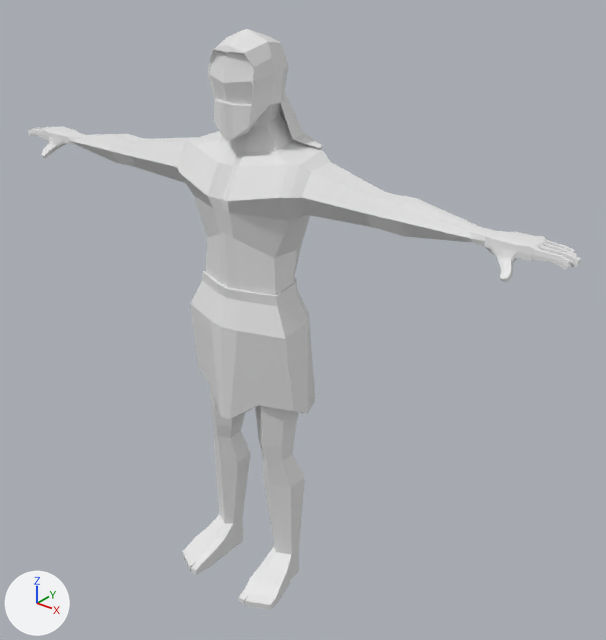
The glTF model Sísifo.glb as it was, and as the next commit left it.
The view is the same before and after, from a camera (50 mm lens) standing at (3.93, -4.32, 2.02) and looking at (0.28, 0.24, -0.81). The lights are fixed; the arrows at lower left show +X, +Y and +Z. The picture after the commit comes second. Vertices at exactly the same position are counted once.

The first picture shows 'Syisphus'.
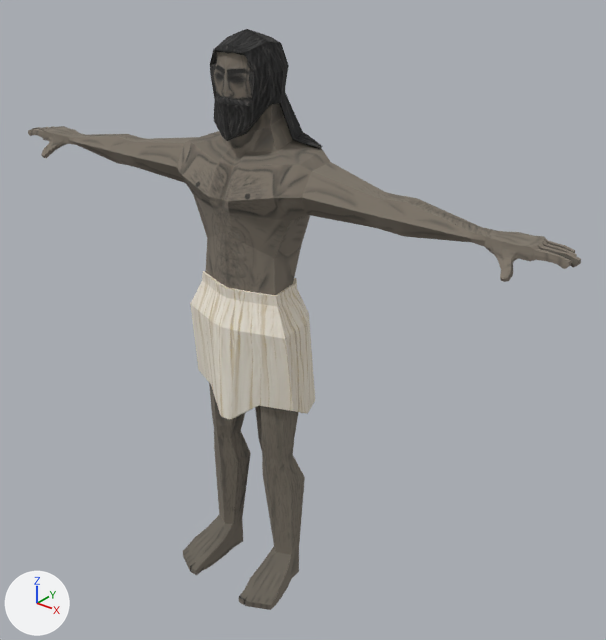
What differs and where, as boxes (x1, y1, x2, y2) in the pictures (606 x 640 px; the box of a moved part takes in the faces that stretch with it):
'Syisphus', surface changed, reshaped (white to grey): (28, 29, 581, 610) in both
part 1 of me_cube, moved or reshaped: before (207, 49, 292, 152); after (210, 49, 292, 152)
part 2 of me_cube, surface changed (white to grey): (28, 29, 581, 610) in both
part 3 of me_cube, recoloured: (28, 126, 581, 282) in both

Diff of the bpy script that builds the scene:
```diff
--- a/Sísifo.glb.py
+++ b/Sísifo.glb.py
@@ img_sysiphustexture @@
+img_sysiphustexture = load_image('SysiphusTexture', '_unpacked/SysiphusTexture', 1024, 1024, 'sRGB')
@@ mat_material @@
 mat_material = principled_material('Material')
-mat_material.base_color = (0.8, 0.8, 0.8)  # white #e7e7e7
+mat_material.texture = img_sysiphustexture  # with its transparency
+mat_material.roughness = 0.948
@@ me_cube @@
 me_cube.from_pydata(...)  # 1071 vertices, 2145 faces; spans x -2.46..2.46, y -0.57..0.5, z -3.09..1.33
 # used by ob_syisphus; location = (0.0, 0.0, 0.0)
+# me_cube part 1
+# 6 vertices are removed from x -0.21..0.21, y -0.18..-0.15, z 0.88..1.04
+# 24 faces are deleted
+# 3 vertices in x -0.04..0.04, y -0.25..-0.23, z 1.02 move by (0.0, 0.02, 0.0)
+# 3 vertices in x -0.04..0.04, y -0.22..-0.2, z 0.88..0.89 move by (0.0, -0.01, 0.04)
+# 17 vertices move from x -0.2..0.2, y -0.25..0.21, z 0.67..1.13 to x -0.21..0.21, y -0.26..0.25, z 0.65..1.12
+# 6 vertices are added at (0.16, -0.17, 1.04), (0.17, -0.15, 0.91), (0.2, -0.16, 1.04), (-0.16, -0.17, 1.04), (-0.17, -0.15, 0.91), (-0.2, -0.16, 1.04)
+# 24 new faces join them
+# me_cube part 2: 2093 kept faces spanning x -2.46..2.46, y -0.57..0.5, z -3.09..1.33 get new texture (UV) coordinates
+# me_cube part 3: 960 faces spanning x -2.46..2.46, y -0.27..0.04, z 0.17..0.37 switch from no material to mat_material (picture img_sysiphustexture)
```
